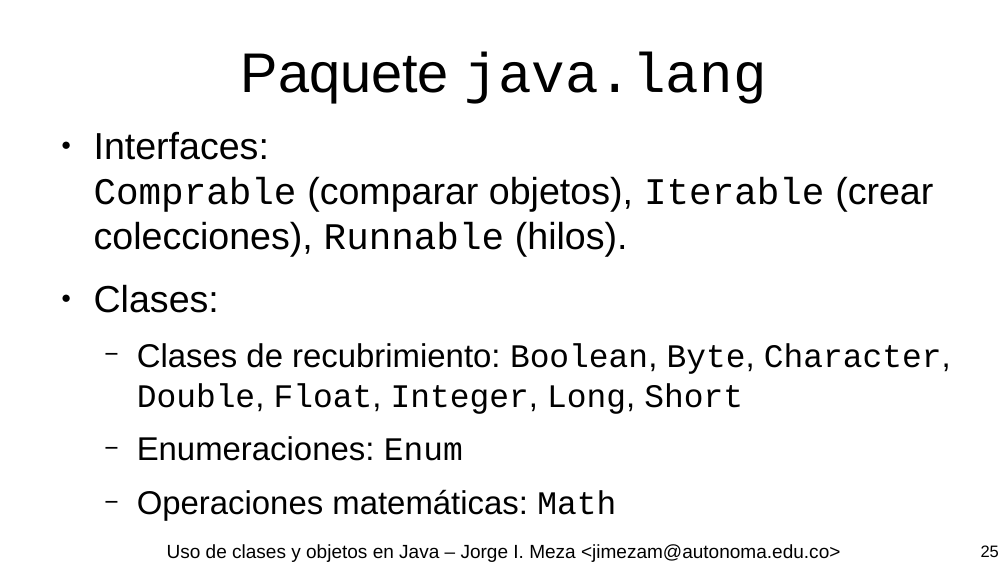
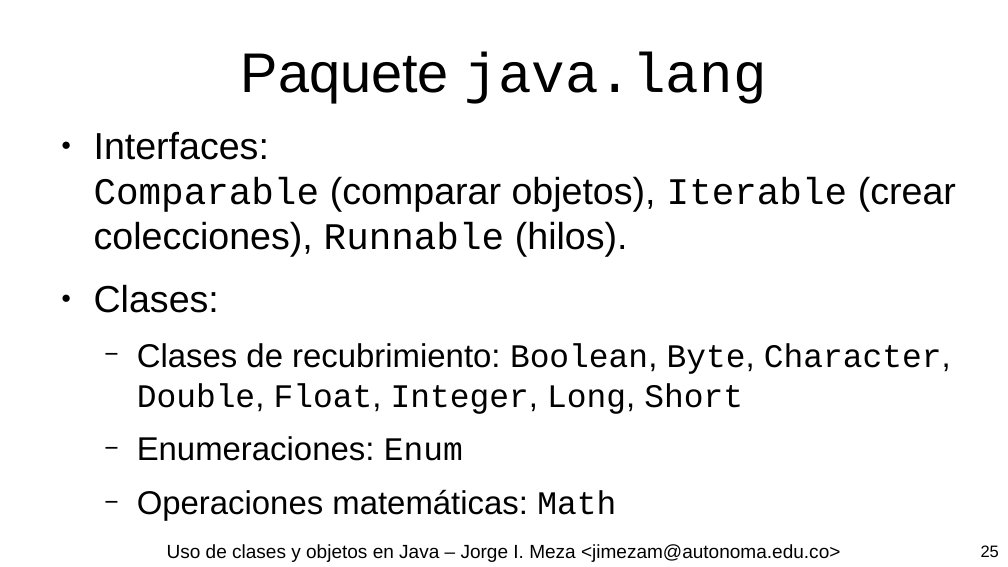
Before and after one commit to jimezam/curso-fpoo, a slide deck: slide 25 of current/Contenidos/4. Paquetes/4. Paquetes.odp. Drawn at 1008x567 pixels with LibreOffice and Linux fonts; fonts in the diff are those of the drawing. Boxes give left, top, right and bottom in pixels: in the first picture for what was removed or moved away, otherwise in the second. Text is boxed around its words. In the diff, an @@ line names an element or a change of style, - is before the commit and + after.

Commit message:
Fix bug on 4. Paquetes

```diff
--- a/current/Contenidos/4. Paquetes/4. Paquetes.odp
+++ b/current/Contenidos/4. Paquetes/4. Paquetes.odp
@@ text at [94,131,956,257]: text changed @@
-● Interfaces:
-  Comprable (comparar objetos), Iterable (crear colecciones), Runnable (hilos).
+● Interfaces:
+  Comparable (comparar objetos), Iterable (crear colecciones), Runnable (hilos).
```
Also in this commit, not shown: 1 other file.
